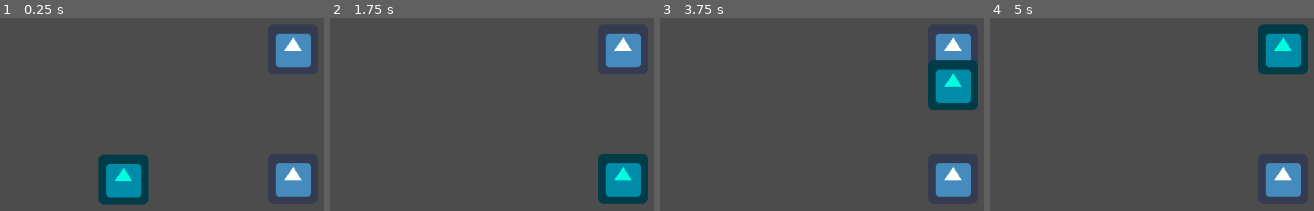
Above: before the commit, frames 1-4 (left to right).
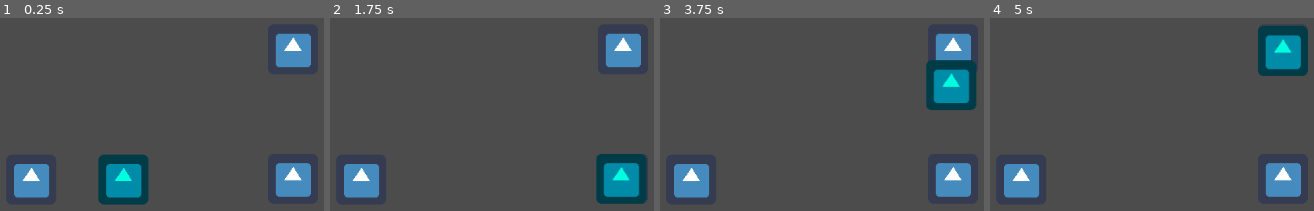
Above: after the commit, the same moments.

Repository: Triggered41/GoGodotJam
Game: Godot game, scene res://Levels/Node2D.tscn
Same seed, same stepped clock (60 frames per second), same inputs: the game is played once before the commit and once after it. Before the commit the project starts from res://Node2D.tscn. The engine's default icon, where the game draws it, is replaced by a stand-in: a white triangle on a blue panel in a dark square.
Inputs:
- Up to frame 1 (0.25 s): no input
- Up to frame 2 (1.75 s): tap Enter at 0.5 s; hold Right (ui_right) 0.53-1.28 s; tap Space at 1.25 s; hold Down (ui_down) from 1.28 s (still down)
- Up to frame 3 (3.75 s): tap Enter at 2, 3.5 s; release Down (ui_down) at 2.03 s; hold Right (ui_right) 2.03-2.78 s; tap Space at 2.75 s; hold Up (ui_up) 2.78-3.53 s; hold Left (ui_left) from 3.53 s (still down)
- Up to frame 4 (5 s): keep holding Left (ui_left); tap Space at 4.25 s

The runs differ from the first frame. In frame 1, 1.9% of the frame differs, in the area x 4-16%, y 75-94%; in frame 2, 2.5%; in frame 3, 2.5%; in frame 4, 2.6%, in the area x 4-99%, y 3-94%.

Commit message:
fixes, bulb added

Diff:
--- /dev/null
+++ b/Levels/Node2D.tscn
@@ -0,0 +1,18 @@
+[gd_scene load_steps=4 format=2]
+
+[ext_resource path="res://Player.tscn" type="PackedScene" id=1]
+[ext_resource path="res://WireNode.tscn" type="PackedScene" id=2]
+[ext_resource path="res://bulb.tscn" type="PackedScene" id=3]
+
+[node name="Node2D" type="Node2D"]
+
+[node name="Player" parent="." instance=ExtResource( 1 )]
+
+[node name="RigidBody2D" parent="." instance=ExtResource( 2 )]
+position = Vector2( 558, 260 )
+
+[node name="RigidBody2D2" parent="." instance=ExtResource( 2 )]
+position = Vector2( 558, 94 )
+
+[node name="bulb" parent="." instance=ExtResource( 3 )]
+position = Vector2( 223, 261 )
--- a/Node2D.tscn
+++ /dev/null
@@ -1,14 +0,0 @@
-[gd_scene load_steps=3 format=2]
-
-[ext_resource path="res://Player.tscn" type="PackedScene" id=1]
-[ext_resource path="res://WireNode.tscn" type="PackedScene" id=3]
-
-[node name="Node2D" type="Node2D"]
-
-[node name="Player" parent="." instance=ExtResource( 1 )]
-
-[node name="RigidBody2D" parent="." instance=ExtResource( 3 )]
-position = Vector2( 558, 260 )
-
-[node name="RigidBody2D2" parent="." instance=ExtResource( 3 )]
-position = Vector2( 558, 94 )
--- a/Player.tscn
+++ b/Player.tscn
@@ -16,7 +16,6 @@
 texture = ExtResource( 2 )
 
 [node name="CollisionShape2D" type="CollisionShape2D" parent="."]
-position = Vector2( 0.5, -0.5 )
 shape = SubResource( 1 )
 
 [node name="Junction_check" type="Node2D" parent="."]
--- a/WireNode.gd
+++ b/WireNode.gd
@@ -1,9 +1,11 @@
 extends point
+
 
 func _physics_process(delta):
 	player_to_pos()
 
-
-
 func _on_RigidBody2D_body_entered(body):
 	player = body
+
+func _on_RigidBody2D_body_exited(body):
+	can_create = true
--- a/WireNode.tscn
+++ b/WireNode.tscn
@@ -21,3 +21,4 @@
 texture = ExtResource( 2 )
 
 [connection signal="body_entered" from="." to="." method="_on_RigidBody2D_body_entered"]
+[connection signal="body_exited" from="." to="." method="_on_RigidBody2D_body_exited"]
--- /dev/null
+++ b/bulb.gd
@@ -0,0 +1,19 @@
+extends point
+
+var is_on = false
+
+func _physics_process(delta):
+	player_to_pos()
+
+
+func _on_bulb_body_entered(body):
+	player = body
+	is_on = true
+
+
+func _on_bulb_body_exited(body):
+	can_create = true
+	is_on = false
+
+func bulb_state():
+	return is_on
--- a/bulb.tscn
+++ b/bulb.tscn
@@ -1,12 +1,17 @@
 [gd_scene load_steps=4 format=2]
 
-[ext_resource path="res://bulbs.gd" type="Script" id=1]
+[ext_resource path="res://bulb.gd" type="Script" id=1]
 [ext_resource path="res://icon.png" type="Texture" id=2]
 
 [sub_resource type="RectangleShape2D" id=1]
-extents = Vector2( 27, 28 )
+extents = Vector2( 30, 30 )
 
-[node name="bulb" type="Area2D"]
+[node name="bulb" type="RigidBody2D" groups=["junction"]]
+mode = 3
+mass = 0.01
+gravity_scale = 0.0
+contacts_reported = 5
+contact_monitor = true
 script = ExtResource( 1 )
 
 [node name="CollisionShape2D" type="CollisionShape2D" parent="."]
@@ -15,4 +20,5 @@
 [node name="Icon" type="Sprite" parent="."]
 texture = ExtResource( 2 )
 
-[node name="Timer" type="Timer" parent="."]
+[connection signal="body_entered" from="." to="." method="_on_bulb_body_entered"]
+[connection signal="body_exited" from="." to="." method="_on_bulb_body_exited"]
--- a/bulbs.gd
+++ /dev/null
@@ -1,16 +0,0 @@
-extends Point
-
-
-# Declare member variables here. Examples:
-# var a = 2
-# var b = "text"
-
-
-# Called when the node enters the scene tree for the first time.
-func _ready():
-	pass # Replace with function body.
-
-
-# Called every frame. 'delta' is the elapsed time since the previous frame.
-#func _process(delta):
-#	pass
--- a/point.gd
+++ b/point.gd
@@ -5,17 +5,19 @@
 var player
 var can_create = true
 
+
 func player_to_pos():
 	if player:
 		player.global_position = lerp(player.global_position, global_position, 0.6)
 		player.movedir = Vector2.ZERO
 		if can_create:
-			create_timer()
+			create_timer(0.05)
 			can_create = false
-func create_timer():
+
+func create_timer(t):
 	var timer = Timer.new()
 	get_tree().root.add_child(timer)
-	timer.wait_time = 0.3
+	timer.wait_time = t
 	timer.one_shot = true
 	timer.connect("timeout", self, "on_timeout")
 	timer.start()
@@ -23,4 +25,3 @@
 func on_timeout():
 	player = null
 	print("NP")
-	can_create = true
--- a/point.tscn
+++ b/point.tscn
@@ -3,11 +3,4 @@
 [ext_resource path="res://point.gd" type="Script" id=1]
 
 [node name="point" type="RigidBody2D" groups=["junction"]]
-mode = 3
-mass = 0.01
-gravity_scale = 0.0
-contacts_reported = 1
-contact_monitor = true
 script = ExtResource( 1 )
-
-[connection signal="body_entered" from="." to="." method="_on_RigidBody2D_body_entered"]
--- a/project.godot
+++ b/project.godot
@@ -21,7 +21,7 @@
 [application]
 
 config/name="Go Godot Jam"
-run/main_scene="res://Node2D.tscn"
+run/main_scene="res://Levels/Node2D.tscn"
 config/icon="res://icon.png"
 
 [physics]
